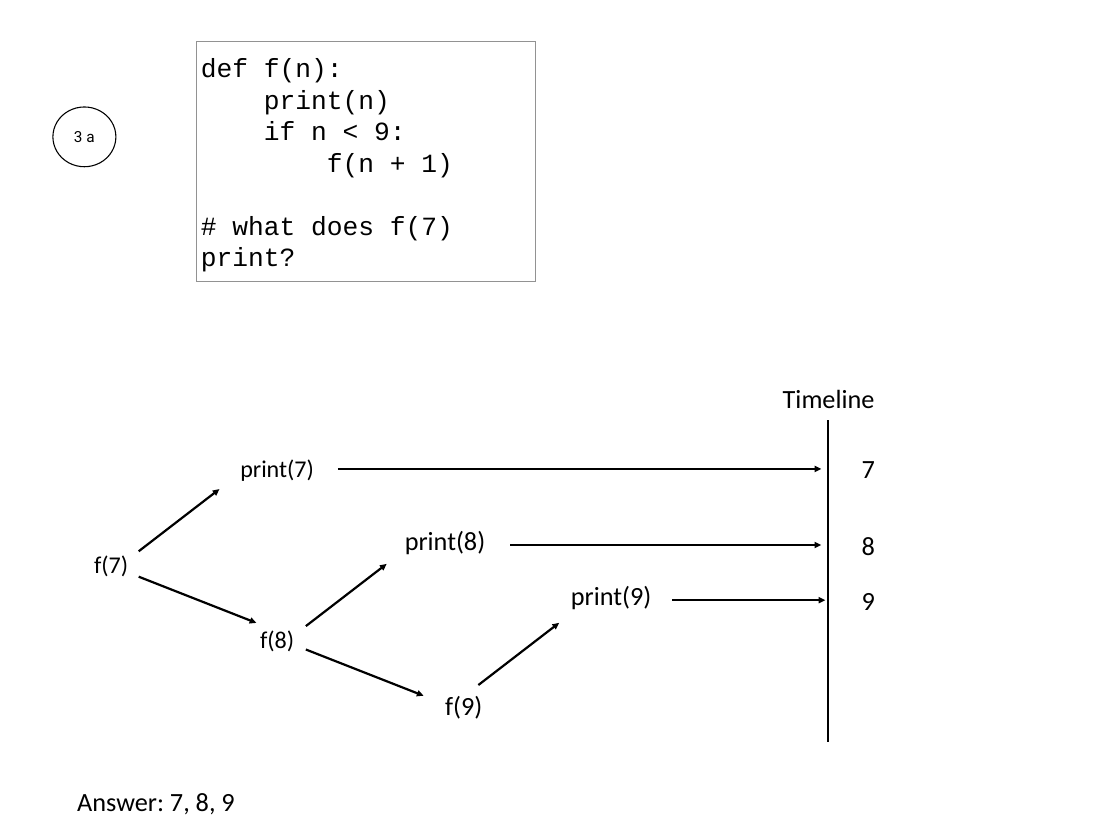
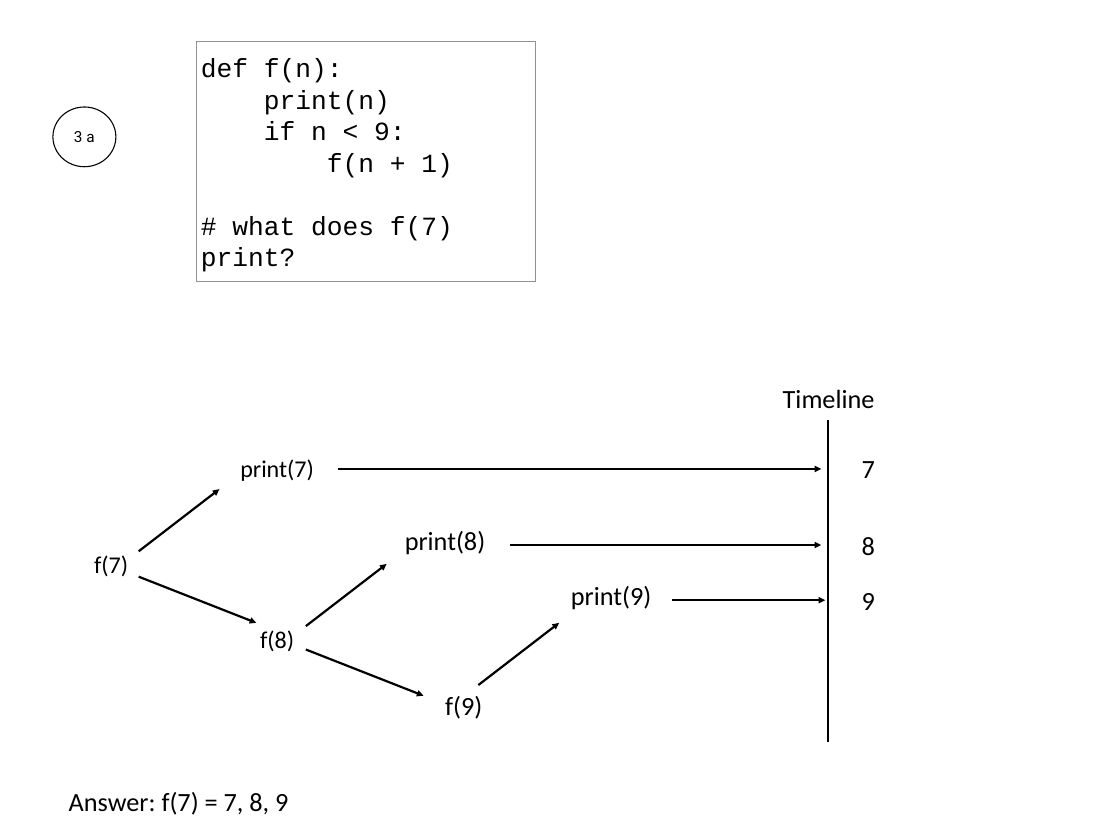
Before and after one commit to Jsus00G/CS-320-Projects-P, a slide deck: slide 88 of lecture-material/07-Recursion_and_Graphs/07-recursion-worksheet-solution.pptx. Drawn at 1120x840 pixels with LibreOffice and Linux fonts; fonts in the diff are those of the drawing. Boxes give left, top, right and bottom in pixels: in the first picture for what was removed or moved away, otherwise in the second. Text is boxed around its words. In the diff, an @@ line names an element or a change of style, - is before the commit and + after.

```diff
--- a/lecture-material/07-Recursion_and_Graphs/07-recursion-worksheet-solution.pptx
+++ b/lecture-material/07-Recursion_and_Graphs/07-recursion-worksheet-solution.pptx
@@ text at [69, 792, 288, 815]: text changed @@
-Answer: 7, 8, 9
+Answer: f(7) = 7, 8, 9
```
Also in this commit, not shown: 9 other slides changed, 2 other files.
